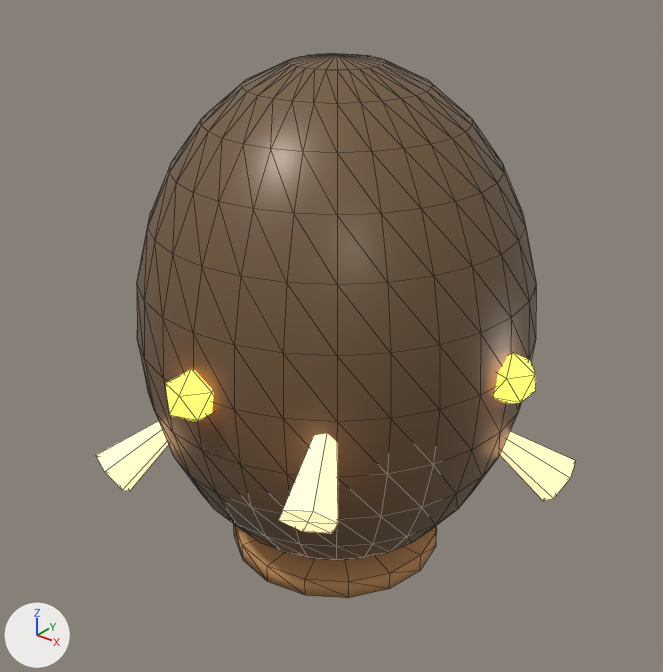
Before and after pictures for a commit that changed the glTF model public/assets/models/eggs/egg_volcano_05.glb.
Camera for both pictures: a 50 mm lens placed at (1.016, -1.31, 1.251), pointed at (-0.008, -0.031, 0.458). The axes (+X, +Y, +Z) are drawn at lower left. The lights are the same throughout. The first picture is the older version. Mesh edges are drawn as thin lines. Vertices at exactly the same position are counted once.

In view in the first picture: 'ball'.
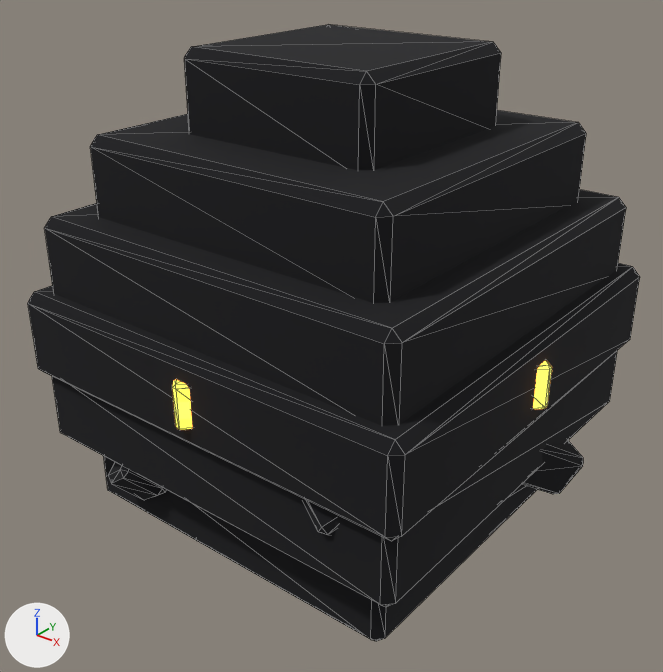
Changed parts and their boxes (x1, y1, x2, y2) in the pictures (663 x 672 px):
'ball', surface changed, reshaped, moved, rescaled (28% wider, 13% taller): before (96, 54, 575, 598); after (28, 25, 640, 641)
part 1 of me_ball, rebuilt: before (137, 54, 536, 598); after (184, 25, 501, 170)
part 2 of me_ball, deleted: before (96, 353, 575, 533)
part 3 of me_ball, added: after (28, 110, 640, 641)

Edits to the bpy script that builds the scene:
```text
Add img_px4:
    img_px4 = load_image('px4', '_unpacked/px4', 16, 16, 'sRGB')
Change mat_m4:
    where n0 = _N.new('ShaderNodeBsdfPrincipled'); n0.name = 'Principled BSDF'
    remove n0.inputs[0].default_value = (1.0, 0.615, 0.335, 1.0)  # 'Base Color', beige #ffce9d
    remove n0.inputs[27].default_value = (1.0, 0.615, 0.335, 1.0)  # 'Emission Color', beige #ffce9d
    add n2 = _N.new('ShaderNodeTexImage'); n2.name = 'Image Texture'
    add n2.image = img_px4
    add n2.interpolation = 'Closest'
    add n3 = _N.new('ShaderNodeTexImage'); n3.name = 'Image Texture.001'
    add n3.image = img_px4
    add n3.interpolation = 'Closest'
    add _L.new(n2.outputs[0], n0.inputs[27])  # 'Color' to 'Emission Color'
    add _L.new(n3.outputs[0], n0.inputs[0])  # 'Color' to 'Base Color'
Add mat_outline_ink:
    mat_outline_ink = principled_material('Outline_Ink')
    mat_outline_ink.base_color = (0.004, 0.004, 0.006)  # black #0d0d12
    mat_outline_ink.roughness = 1.0
Change me_ball:
    used by ob_ball; location = (0.0, 0.0, 0.0)
    remove me_ball.from_pydata(...)  # 487 vertices, 932 faces; spans x -0.472..0.472, y -0.474..0.474, z 0.0..1.0
    add me_ball.from_pydata(...)  # 720 vertices, 1304 faces; spans x -0.915..0.915, y -0.922..0.922, z -1.0..1.0
    me_ball part 1: the loose piece of 399 vertices spanning x -0.37..0.39, y -0.418..0.342, z 0.0..1.0 is rebuilt with 24 vertices and now spans x -0.346..0.43, y -0.461..0.316, z 0.67..1.0, in mat_outline_ink (black #0d0d12)
    me_ball part 2: 9 loose pieces with 88 vertices, spanning x -0.472..0.472, y -0.474..0.474, z 0.192..0.665, are deleted
    me_ball part 3: 688 vertices added at x -0.915..0.915, y -0.922..0.922, z -1.0..0.979
    other edits to the shape of me_ball do not show in these pictures
    add me_ball.materials.append(mat_outline_ink)  # black #0d0d12
Change ob_ball:
    ob_ball.location: (0.0, 0.0, 0.0) -> (0.0, 0.006, 0.503)
    ob_ball.scale: (1.0, 1.0, 1.0) -> (0.513, 0.513, 0.513)
```
